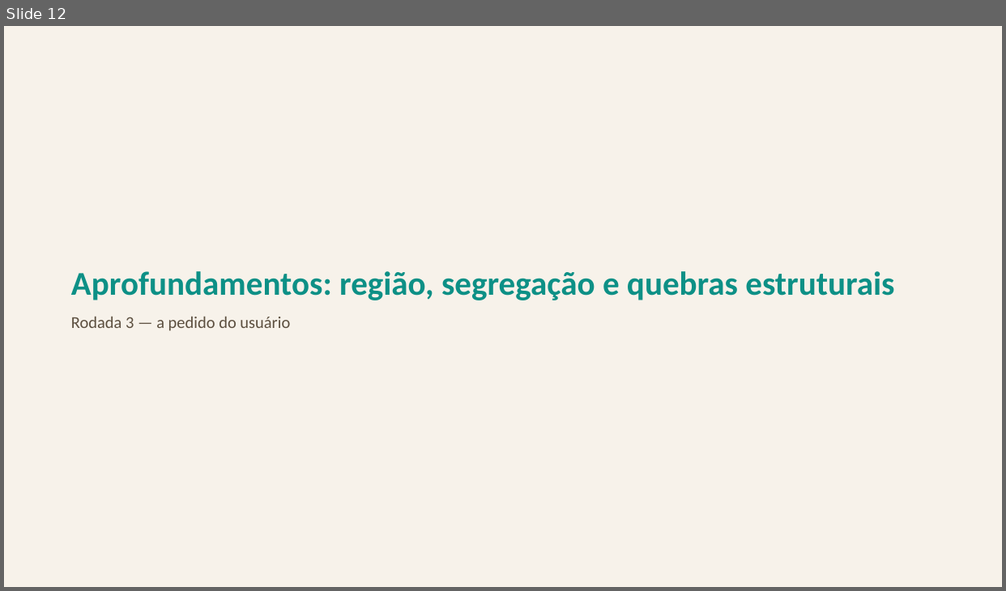
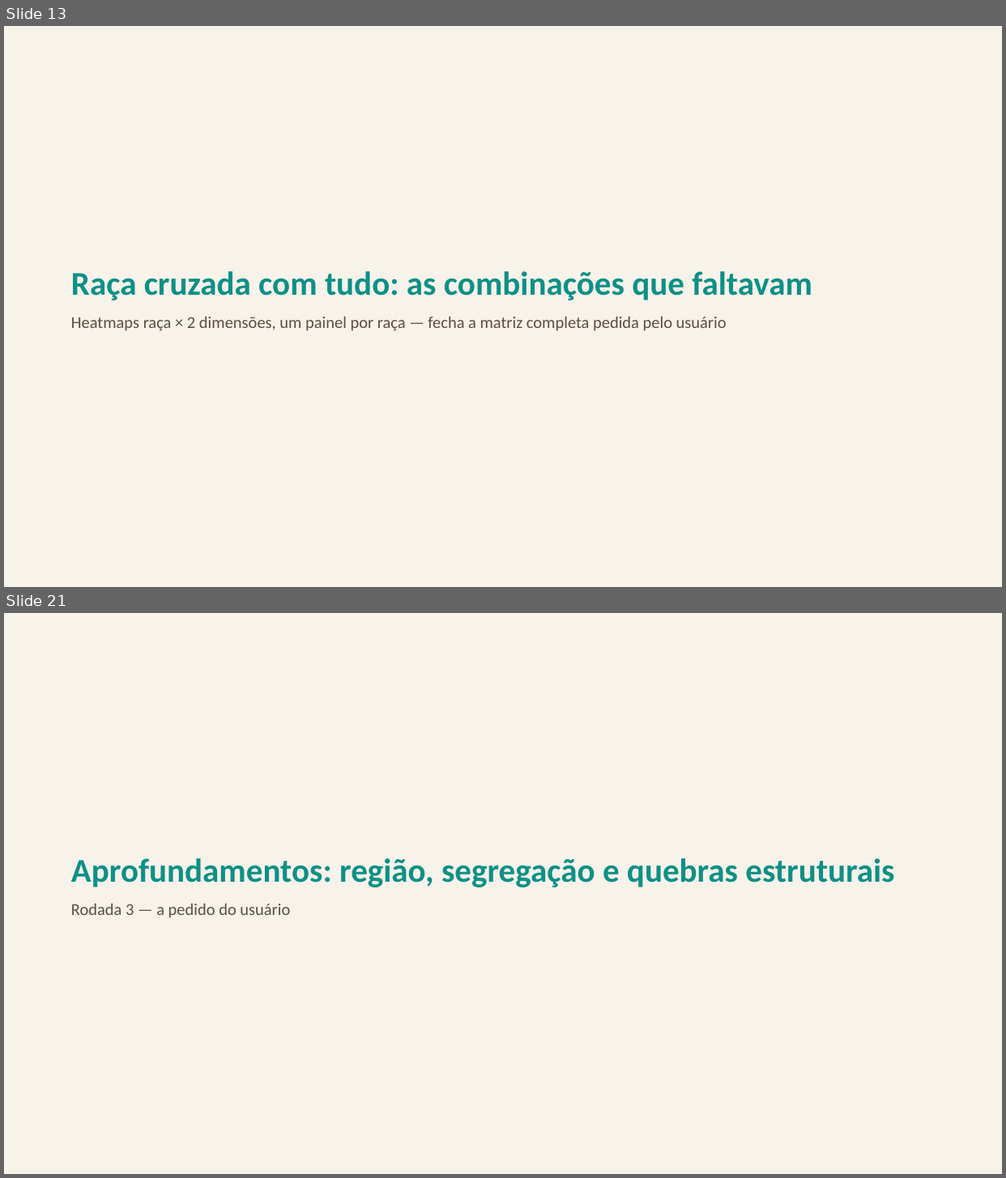
Before and after one commit to FelipeSantanaJ/Hub-Racial-Brasil, a slide deck: docs/Datahub_Racial_Brasil_Fase1.pptx. Shown one above the other, each under a label of ours: slide 12 before the commit, slides 13 and 21 after it; the slides between them are not shown. The pictures are 1006x591 and 1006x1178 pixels, drawn with LibreOffice and Linux fonts; fonts in the diff are those of the drawing. Boxes give left, top, right and bottom in pixels: in the first picture for what was removed or moved away, otherwise in the second. Text is boxed around its words. In the diff, an @@ line names an element or a change of style, - is before the commit and + after.

Commit message:
Regenera a apresentação com todos os gráficos das últimas 3 rodadas
101 slides (79 gráficos + 21 divisores + 1 título) — inclui as seções de
função quantil (percentil <-> R$) e a matriz completa de combinações
raça x A x B que faltavam nas apresentações anteriores (arquivo estava
aberto/bloqueado nas tentativas de regeneração anteriores).

```diff
--- a/docs/Datahub_Racial_Brasil_Fase1.pptx
+++ b/docs/Datahub_Racial_Brasil_Fase1.pptx
@@ slide 13 added at [4,26,1002,587], background #F7F2EA @@
@@ text added at [71,271,812,331], 16 pt, text #5C4F3F @@
+Raça cruzada com tudo: as combinações que faltavam
+Heatmaps raça × 2 dimensões, um painel por raça — fecha a matriz completa pedida pelo usuário
@@ what was slide 12 is now slide 21 @@
```
Also in this commit, not shown: 2 slides changed, 12 other slides added.
